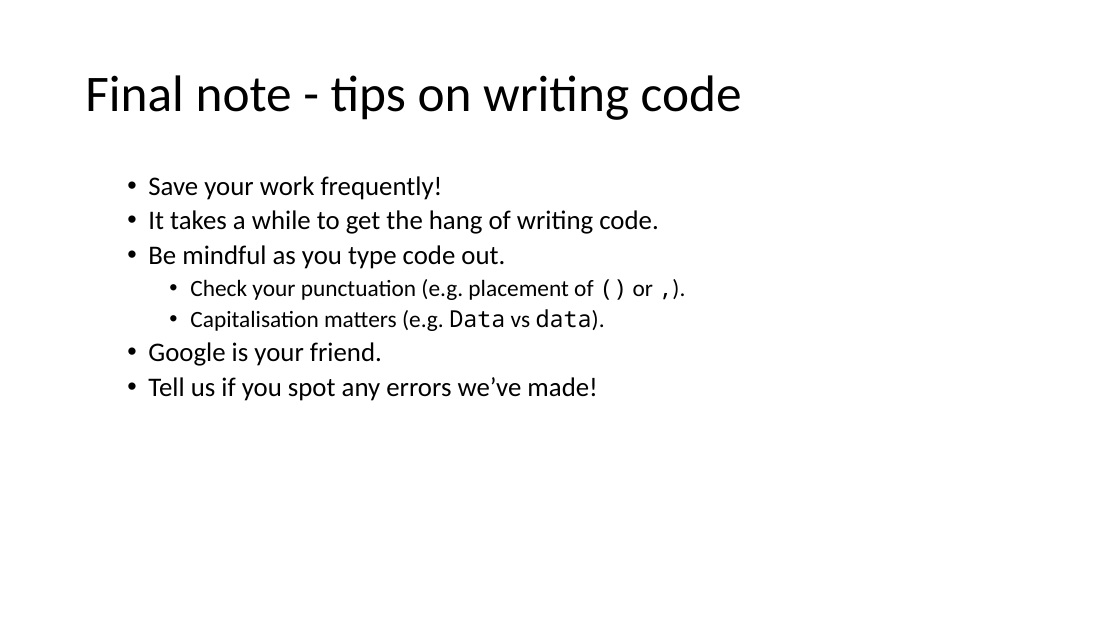
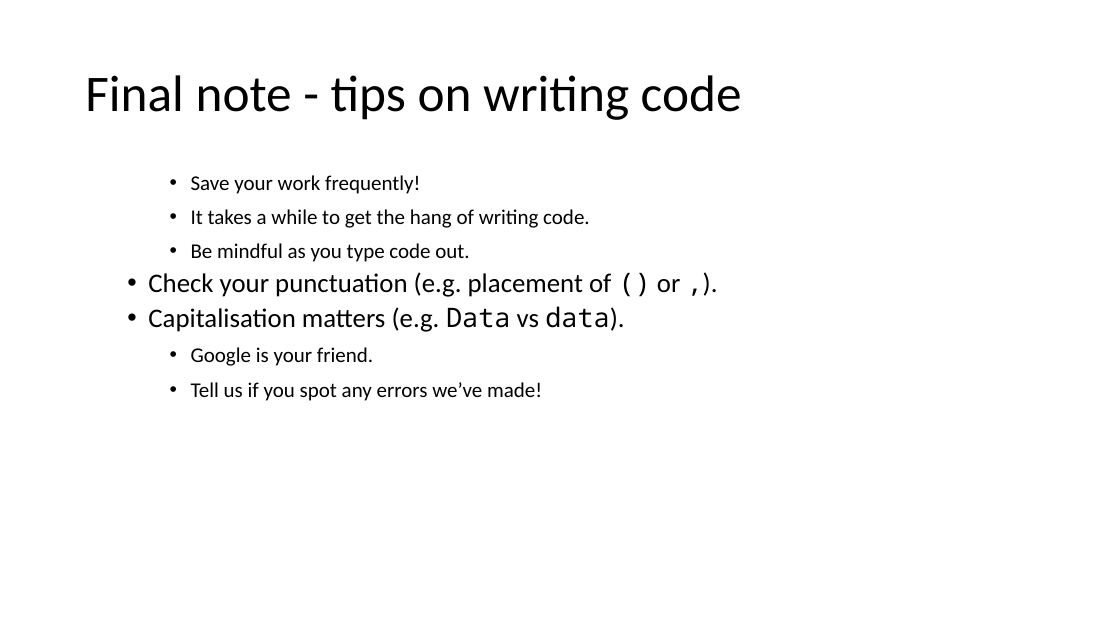
Before and after one commit to ClinicianCoders/ClinicianCoders, a slide deck: slide 9 of Workshops/WelcomePresentation_inperson.pptx. Drawn at 1120x630 pixels with LibreOffice and Linux fonts; fonts in the diff are those of the drawing. Boxes give left, top, right and bottom in pixels: in the first picture for what was removed or moved away, otherwise in the second. Text is boxed around its words. In the diff, an @@ line names an element or a change of style, - is before the commit and + after.

```diff
--- a/Workshops/WelcomePresentation_inperson.pptx
+++ b/Workshops/WelcomePresentation_inperson.pptx
@@ text "Save your work frequently!" at (x1=148, y1=175, x2=680, y2=401): size 23 to 18 pt in "Save your work frequently!", "It takes a while to get the ...", "Be mindful as you type code out.", "Google is your friend." and 1 more places; size 20 to 23 pt in "Check your punctuation (e.g. placement of () ...", "Capitalisation matters (e.g. Data vs data)."; list level 2 to 1 in "Save your work frequently!"; list level 2 to 1 in "It takes a while to ..."; list level 2 to 1 in "Be mindful as you type ..."; list level 3 to 2 in "Check your punctuation (e.g. placement ..."; list level 3 to 2 in "Capitalisation matters (e.g. Data vs ..."; list level 2 to 1 in "Google is your friend."; list level 2 to 1 in "Tell us if you spot ..." @@
```
Also in this commit, not shown: 6 other slides changed.
